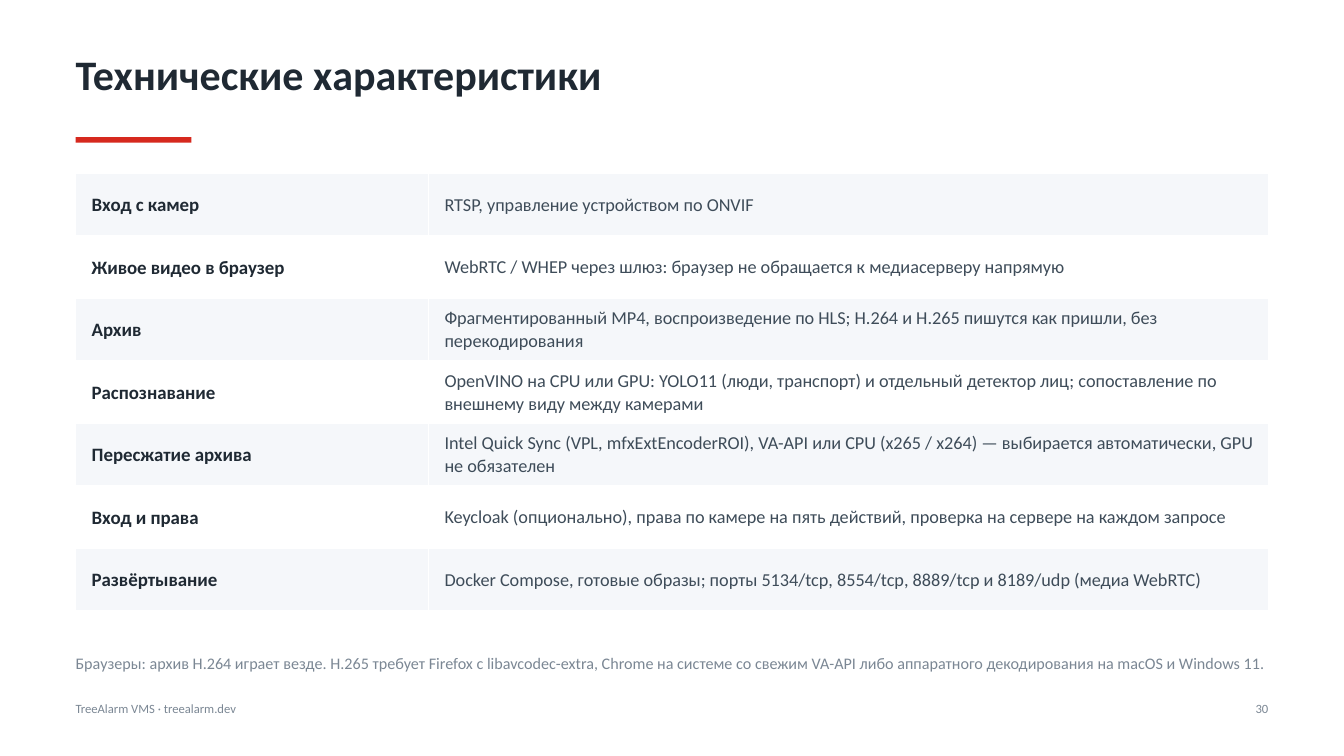
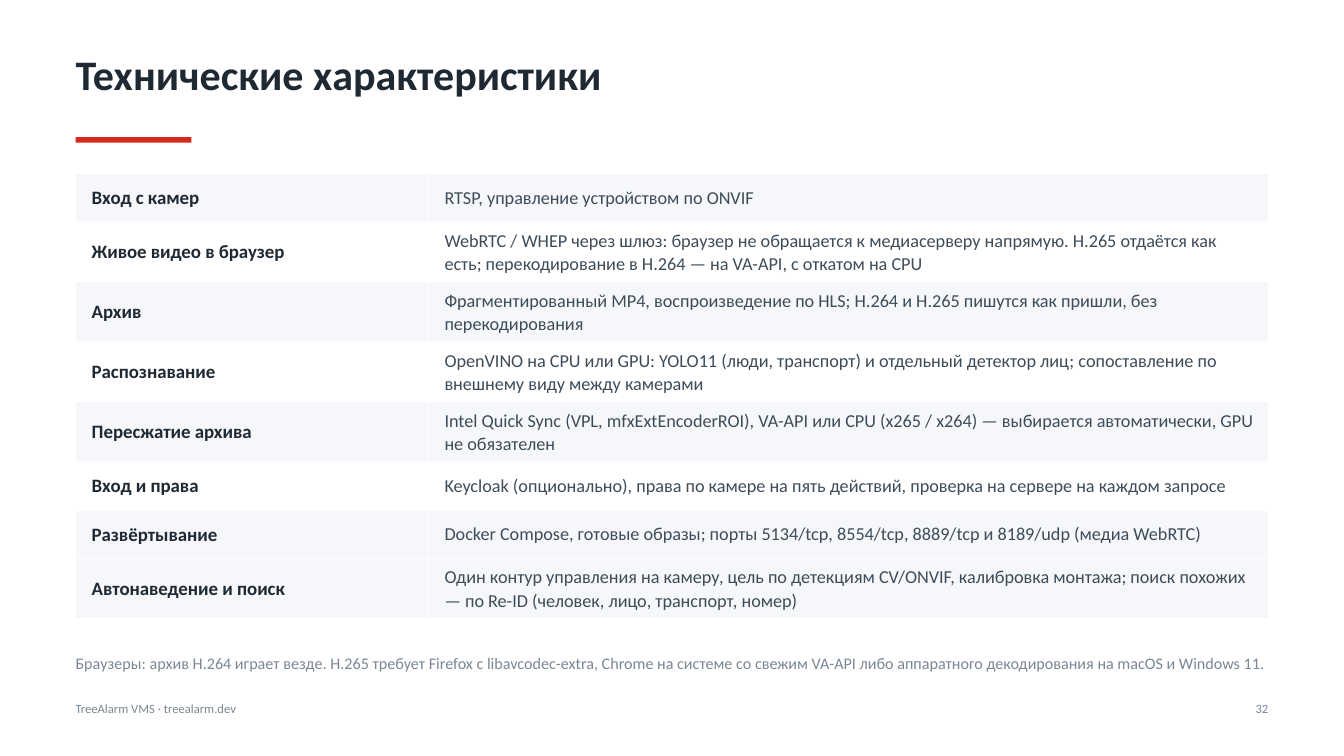
Before and after one commit to treealarm/ta_vms, a slide deck: slide 32 of docs/TreeAlarm-VMS-2026-ru.pptx (slide 30 before the commit). Drawn at 1344x756 pixels with LibreOffice and Linux fonts; fonts in the diff are those of the drawing. Boxes give left, top, right and bottom in pixels: in the first picture for what was removed or moved away, otherwise in the second. Text is boxed around its words. In the diff, an @@ line names an element or a change of style, - is before the commit and + after.

```diff
--- a/docs/TreeAlarm-VMS-2026-ru.pptx
+++ b/docs/TreeAlarm-VMS-2026-ru.pptx
@@ table at [76,173,1268,614] @@
-row 2, column 2: WebRTC / WHEP через шлюз: браузер не обращается к медиасерверу напрямую
+row 2, column 2: WebRTC / WHEP через шлюз: браузер не обращается к медиасерверу напрямую. H.265 отдаётся как есть; перекодирование в H.264 — на VA-API, с откатом на CPU
+row 8: Автонаведение и поиск | Один контур управления на камеру, цель по детекциям CV/ONVIF, калибровка монтажа; поиск похожих — по Re-ID (человек, лицо, транспорт, номер)
@@ text at [1256,705,1269,713]: text changed @@
-30
+32
```
Also in this commit, not shown: 25 other slides changed, 2 slides added, 3 other files.
